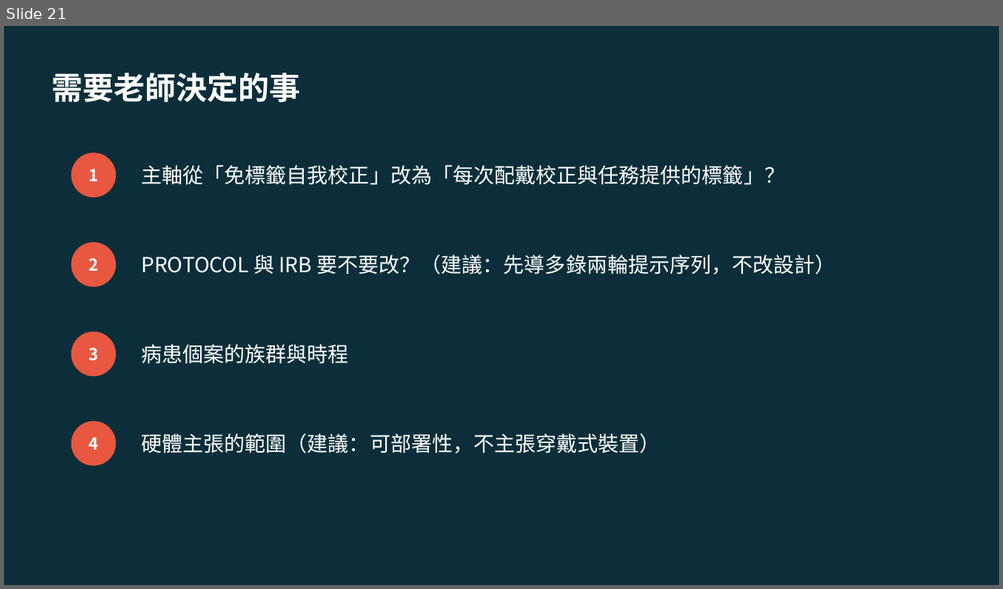
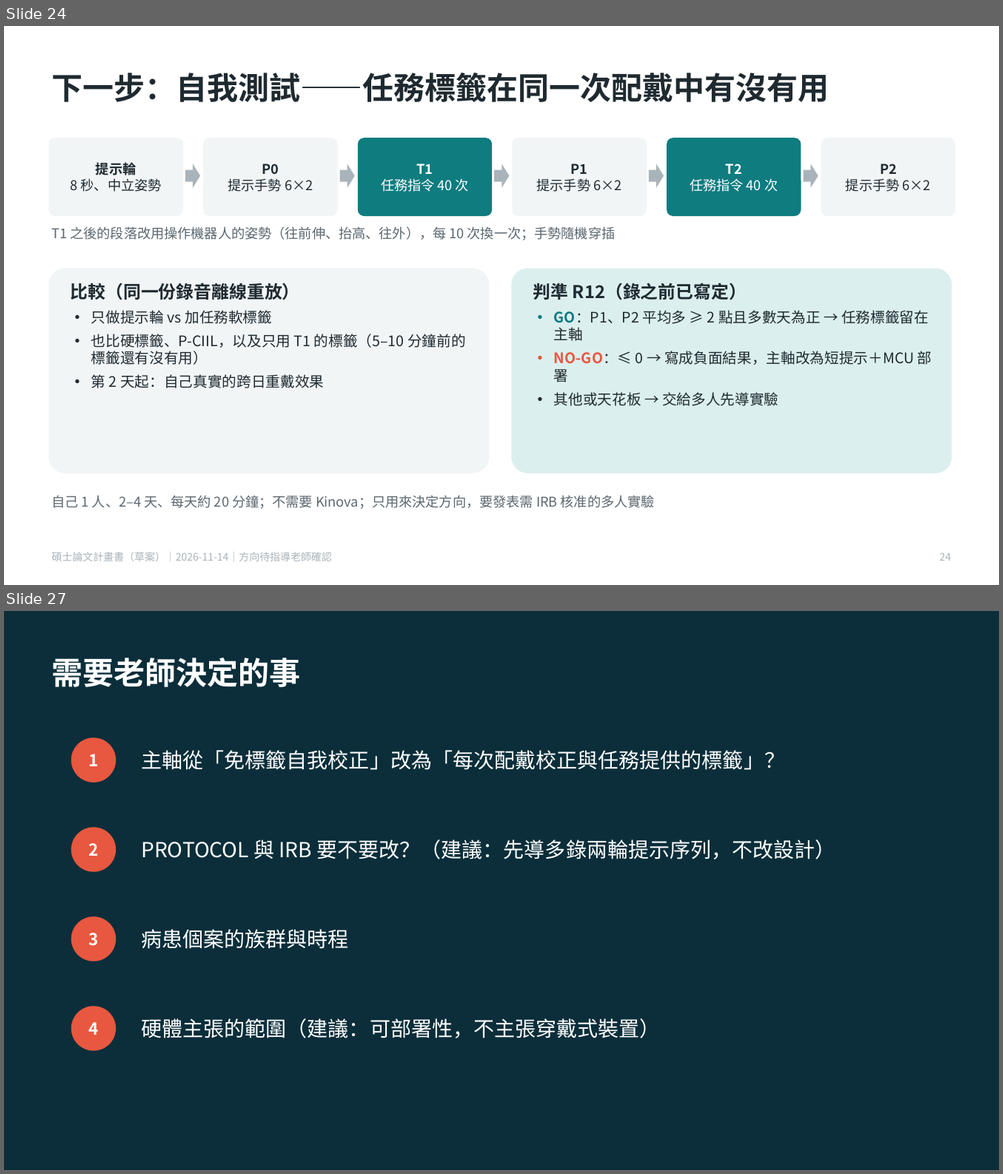
Before and after one commit to momotoofurry/pppp, a slide deck: docs/thesis/碩論計畫書.pptx. Shown one above the other, each under a label of ours: slide 21 before the commit, slides 24 and 27 after it; the slides between them are not shown. The pictures are 1003x589 and 1003x1174 pixels, drawn with LibreOffice and Linux fonts; fonts in the diff are those of the drawing. Boxes give left, top, right and bottom in pixels: in the first picture for what was removed or moved away, otherwise in the second. Text is boxed around its words. In the diff, an @@ line names an element or a change of style, - is before the commit and + after.

```diff
--- a/docs/thesis/碩論計畫書.pptx
+++ b/docs/thesis/碩論計畫書.pptx
@@ slide 24 added at (x1=4, y1=26, x2=999, y2=585), background #FFFFFF @@
@@ text added at (x1=51, y1=73, x2=828, y2=102), 30 pt, text #1F2A30, bold @@
+下一步：自我測試——任務標籤在同一次配戴中有沒有用
@@ rounded rectangle added at (x1=48, y1=138, x2=183, y2=216), fill #F1F5F6, 13 pt, text #1F2A30 @@
+提示輪
+8 秒、中立姿勢
@@ rounded rectangle added at (x1=203, y1=138, x2=338, y2=216), fill #F1F5F6, 13 pt, text #1F2A30 @@
+P0
+提示手勢 6×2
@@ rounded rectangle added at (x1=358, y1=138, x2=492, y2=216), fill #0F7C80, 13 pt, text #FFFFFF @@
+T1
+任務指令 40 次
@@ rounded rectangle added at (x1=512, y1=138, x2=646, y2=216), fill #F1F5F6, 13 pt, text #1F2A30 @@
+P1
+提示手勢 6×2
@@ rounded rectangle added at (x1=666, y1=138, x2=801, y2=216), fill #0F7C80, 13 pt, text #FFFFFF @@
+T2
+任務指令 40 次
@@ rounded rectangle added at (x1=821, y1=138, x2=956, y2=216), fill #F1F5F6, 13 pt, text #1F2A30 @@
+P2
+提示手勢 6×2
@@ right arrow added at (x1=185, y1=164, x2=200, y2=188), fill #A9B4BA @@
@@ right arrow added at (x1=340, y1=164, x2=355, y2=188), fill #A9B4BA @@
@@ right arrow added at (x1=494, y1=164, x2=509, y2=188), fill #A9B4BA @@
@@ right arrow added at (x1=649, y1=164, x2=663, y2=188), fill #A9B4BA @@
@@ right arrow added at (x1=803, y1=164, x2=818, y2=188), fill #A9B4BA @@
@@ text added at (x1=51, y1=227, x2=615, y2=241), 13 pt, text #5B6770 @@
+T1 之後的段落改用操作機器人的姿勢（往前伸、抬高、往外），每 10 次換一次；手勢隨機穿插
@@ rounded rectangle added at (x1=48, y1=269, x2=489, y2=474), fill #F1F5F6 @@
@@ rounded rectangle added at (x1=512, y1=269, x2=951, y2=474), fill #DCEFEF @@
@@ text added at (x1=71, y1=283, x2=466, y2=389), 14 pt, text #1F2A30 @@
+比較（同一份錄音離線重放）
+• 只做提示輪 vs 加任務軟標籤
+• 也比硬標籤、P-CIIL，以及只用 T1 的標籤（5–10 分鐘前的標籤還有沒有用）
+• 第 2 天起：自己真實的跨日重戴效果
@@ text added at (x1=533, y1=283, x2=932, y2=406), 14 pt, text #1F2A30 @@
+判準 R12（錄之前已寫定）
+• GO：P1、P2 平均多 ≥ 2 點且多數天為正 → 任務標籤留在主軸
+• NO-GO：≤ 0 → 寫成負面結果，主軸改為短提示＋MCU 部署
+• 其他或天花板 → 交給多人先導實驗
@@ text added at (x1=51, y1=495, x2=654, y2=509), 13 pt, text #5B6770 @@
+自己 1 人、2–4 天、每天約 20 分鐘；不需要 Kinova；只用來決定方向，要發表需 IRB 核准的多人實驗
@@ text added at (x1=51, y1=552, x2=331, y2=562), 10 pt, text #A9B4BA @@
+碩士論文計畫書（草案）｜2026-11-14｜方向待指導老師確認
@@ text added at (x1=939, y1=554, x2=951, y2=561), 10 pt, text #A9B4BA @@
+24
@@ what was slide 21 is now slide 27 @@
```
Also in this commit, not shown: 21 slides changed, 5 other slides added, 42 other files.
